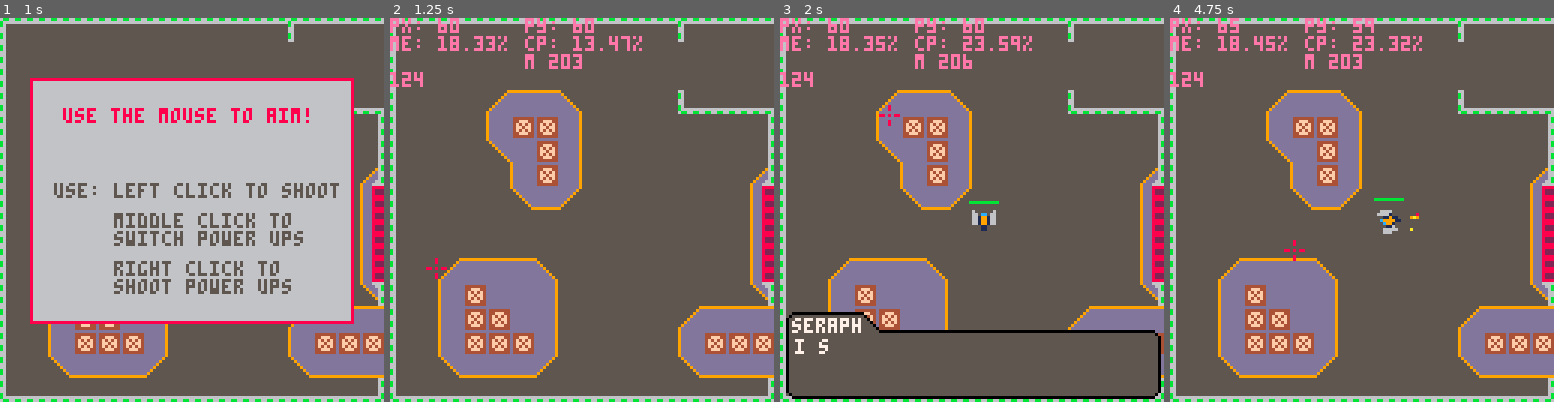
Above: before the commit, frames 1-4 (left to right).
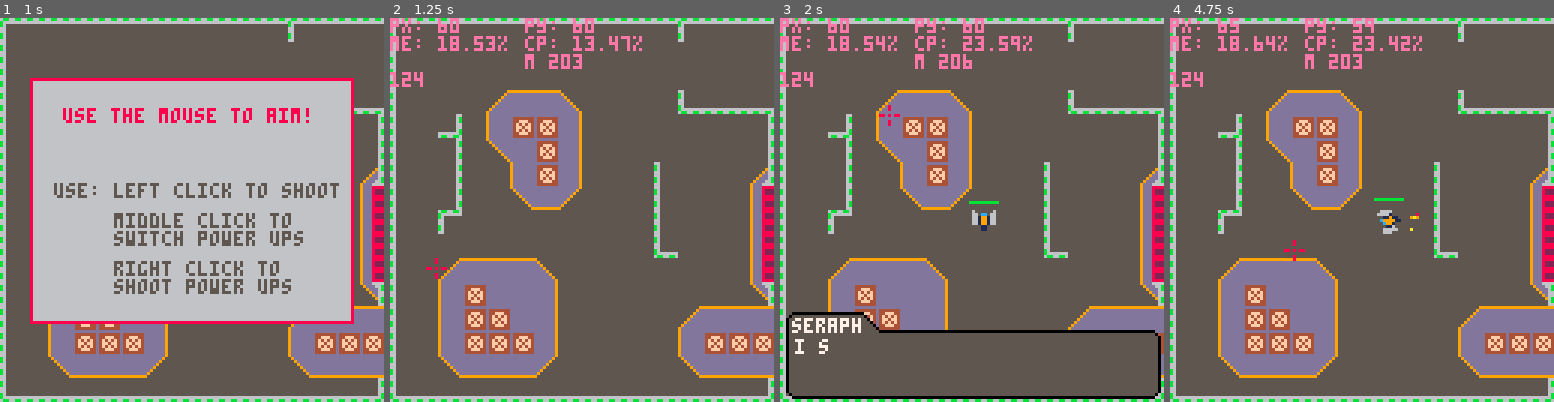
Above: after the commit, the same moments.

Repository: kbrewington/Negation
Game: PICO-8 cartridge negation.p8
Two runs of this game, one before a commit and one after it. Both use one fixed random seed, a clock stepped at 60 frames per second and the inputs below.
Inputs (mouse positions are in pixels of both pictures, inside the frame that each line leads up to):
- Up to frame 1 (1 s): tap X (X key) at 0.33 s; click (280, 121) at 0.67 s; tap O (Z key) at 0.7 s
- Up to frame 2 (1.25 s): tap X (X key) at 1.07 s; click (436, 267) at 1.22 s
- Up to frame 3 (2 s): hold Right from 1.6 s (still down); tap O (Z key) at 1.7 s; click (887, 114) at 1.77 s; tap X (X key) at 1.85 s
- Up to frame 4 (4.75 s): release Right at 2.1 s; tap O (Z key) every 0.4 s from 2.1 to 4.5 s; hold Up 2.15-2.42 s; click (1342, 259) at 2.32 s; hold Right 2.47-3.03 s; click (1404, 106) at 2.87 s; tap X (X key) at 2.97, 4.08 s; hold Left 3.08-3.58 s; click (1465, 256) at 3.42 s; hold Down 3.63-3.97 s; click (1231, 102) at 3.97 s; hold Right 4.02-4.68 s; click (1292, 248) at 4.52 s; hold Up from 4.73 s (still down)

Frame 1 is identical in both runs. In frame 2, 1.1% of the frame differs, in the area x 12-75%, y 5-63%; in frame 3, 1.1%; in frame 4, 1.2%, in the area x 12-75%, y 4-63%.

Commit message:
Updated bumpwall

Diff:
--- a/negation.p8
+++ b/negation.p8
@@ -278,13 +278,16 @@
   return fget(mget(flr((x - level_sx + (level_x*8)) / 8), flr((y - level_sy + (level_y*8)) / 8)), (flag or 0))
 end
 
---function bumpwall(x,y)
-  --if fget(mget(flr(x/8),flr(y/8)),2) and pget(x,y) == 6 or pget(x,y) == 11 then
-  --return true
-  --else
-  --return false
-  --end
---end
+function bumpwall(x1,x2,y1,y2)
+  for x = x1, x2 do
+    for y = y1, y1 do
+    if fget(mget(flr(x/8),flr(y/8)),2) and pget(x,y) == 6 then
+      return true
+    end
+    end
+  end
+    return false
+end
 
 function bump_all(x, y)
   return bump(x, y) or bump(x + 7, y) or bump(x, y + 7) or bump(x + 7, y + 7)
@@ -1243,7 +1246,7 @@
     if btn(2) then
       player.y -= move
       add(moves, {player.x, player.y})
-      if (bump(player.x + 4, player.y + 3) or bump(player.x + 11, player.y + 3)) player.y = previousy
+      if (bumpwall(player.x+4,player.x+11,player.y+3,player.y+3) or bump(player.x + 4, player.y + 3) or bump(player.x + 11, player.y + 3)) player.y = previousy
     end
 
     --========================
@@ -1252,7 +1255,7 @@
     if btn(3) then
       player.y += move
       add(moves, {player.x, player.y})
-      if (bump(player.x + 4, player.y + 12) or bump(player.x + 11, player.y + 12)) player.y = previousy
+      if (bumpwall(player.x+4,player.x+11,player.y+12,player.y+12) or bump(player.x + 4, player.y + 12) or bump(player.x + 11, player.y + 12)) player.y = previousy
     end
 
     --========================
@@ -1261,7 +1264,7 @@
     if btn(0) then
       player.x -= move
       add(moves, {player.x, player.y})
-      if (bump(player.x + 3, player.y + 4) or bump(player.x + 3, player.y + 11)) player.x = previousx
+      if (bumpwall(player.x+3,player.x+3,player.y+4,player.y+11) or bump(player.x + 3, player.y + 4) or bump(player.x + 3, player.y + 11)) player.x = previousx
     end
 
     --========================
@@ -1270,7 +1273,7 @@
     if btn(1) then
       player.x += move
       add(moves, {player.x, player.y})
-      if (bump(player.x + 12, player.y + 4) or bump(player.x + 12, player.y + 11)) player.x = previousx
+      if (bumpwall(player.x+12,player.x+12,player.y+4,player.y+11) or bump(player.x + 12, player.y + 4) or bump(player.x + 12, player.y + 11)) player.x = previousx
     end
 
     --========================================================================--
@@ -1544,12 +1547,12 @@
 fecbcbcbcbcbcbcbcbcbcbcbcbcbcbcbfefafacbccc5dbdbdbdbdbdbdbdbc6dcdcdcdce0e1f0f0f0f0f1f0f0f0f0f1f0f0f0f5f5e5f5f5f6f5f5f5f5f5f5f5c5dbc6f5f6f5f5f5f5f5e9f31dc0c01d1d1df3f3f3f31d1d1dc0c01d2b2c2b2c2b2c2b2c2b2c2b2c2b2c2b2c1d1d1d1d1d1d1d1d1d1d1d1d1d1d1d2b0000000000
 fecbcbcbcbcbcbcbcbcbcbcbcbcbcbcbfefafacbccc4dbdbdbdbdbdbdbdbc3dcdcdce0dce0e1f0f0f0f0f0f0f0f0f0f0f0e5f0f5f5f5f5f5f5f5f5f6f5f5f5c5dbc6f5f5f5f5f5f5f5e9f31dc00b1df3f3f3f3f3f3f3f31d0bc01d3b3c3b3c3b3c3b3c3b3c3b3c3b3c3b3c1d1d1d1d1d1d1d1d1d1d1d1d1d2b2c3b0000000000
 fecbcbcbcefdfdcfcbcbcbcbd9eeeeeefefacbcbccdcc5dbdbdbdbdbdbc3c1dcdcdce0e1dcdcf0f0f0f0f0f0f1f0f0f0f0f0f5f5f5f5f5f5f5f5f5f5f5f5f5c5dbc6f5f5f5f5f5f5f5e9f31d0b1df32b2c2b2c2b2c2b2cf31d0b1d2b2c2b2c2b2c2b2c2b2c2b2c2b2c2b2c1d1dc01dc01dc01d1d1d1d2b2c3b3c2b0000000000
-fecbcbcbcdfbfbfccbcbcbcbcbcbcbfffecbcbcbccdcc4cacacacacac3dcdcdcc1dcdce0dce0e1f0f0f1f0f0f0f0f0f0f0f0e5f5f5f6f5f5f5f5f5f5f5f5f5c5dbc6f6f5f5f5f5f5f5e9f3f3f3f3f33b3c3b3c3b3c3b3cf3f3f3c0c03c3b3c3b3c3b3c3b3c3b3c3b3c3bc0f3f3f3f3f3f3f3f3f32b2c3b3c2b2c3b0000000000
-fecbcbcbdeddfbfccbcbcbcbcbcbcbfffecbcbcbccdcdcc1dcdcdcdcdcdcdcdcdcdcdcdce0e1f0f0f0f0f0f0f0f0f2f2f2f0f5f5f5f5f5f5f5f6f5f5f5f6f5c5dbc6f5f5f5f5f5d3f3c0c02b2c2b2c2b2cc0f3f3c02b2c2b2c2b2cf3f32b2c2b2cc0c0c0c02b2c2b2cf3f3f32b2c2b2c2b2c2b2c3b3c2b2c3b3c2b0000000000
-fecbcbcbcbcdfbfccbcbcbcbcbcbcbf8d7cbcbcbccdcdcdcdcdcc1dcdcdcc1dcdcdcc1e0e1f0f0f0f0f0f0f0f0f2f2f2f2f2f2d0d0d0d0d0d0d0d0d0d0d6f5c7dbdbd4f5f5f5d3f3f3c0f33b3c3b3c3b3cf30b0bf33b3c3b3c3b3cf3f33b3c3b3cc0292ac03b3c3b3cf3f3f33b3c3b3c3b3c3b3c2b2c3b3c2b2c3b0000000000
-fecbcbcbcbdeeddfcbcbcbcbcbcbcbebeccbcbcbccdcdcdcdcdcdcdcdcdcdcdcdcd0d0d0f2d0d0f0f0f1f0f0d0f2f2f0f0f2d0d0d0d0d0d0d0d0d0d0d0e6f5f5c5dbc6f5f5d3f3f3f3f3f32b2c2b2c2b2cf31d1df32b2c2b2c2b2cf3f32b2c2b2cc0393ac02b2c2b2cf3f3f32b2c2b2c2b2c2b2c3b3c2b2c3b3c2b0000000000
-fecbcbcbcbcbcbcbcbcbcbcbcbcbcbebeccbcbd0d0d0d0c1dcdcdcdcc1d0d0d0f2d0f2d0d0f2d0d0d0f2d0d0f2d0f0f0f0f0f0e5f5f5f5f5f5f5f5f5f5f5f6f5c5dbc6f5f5e3f4f3f3f3f33b3c3b3c3b3cf31d1df33b3c3b3c3b3cf3f33b3c3b3cc0c0c0c03b3c3b3cf3f3f33b3c3b3c3b3c3b3c2b2c3b3c2b2c3b0000000000
-fecbcbcbcbcbcbcbcbcbcbcbcbcbcbebeccbd0cbd0d0d0d0d0d0dcd0d0d0d0d0d0dce0e1e1f0d0f2f2d0f2d0f0f0f0f0f0e5f5f5f5f5f5f5f5f5f5f5f5f5f5f5c5dbc6f5f5f5e3f4f3c0f32b2c2b2c2b2cc0f3f3c02b2c2b2c2b2cf3f32b2c2b2c2b2c2b2c2b2c2b2cf3f3f32b2c2b2c2b2c2b2c3b3c2b2c3b3c2b0000000000
+fecbe8cbcdfbfbfccbcbcbcbcbcbcbfffecbcbcbccdcc4cacacacacac3dcdcdcc1dcdce0dce0e1f0f0f1f0f0f0f0f0f0f0f0e5f5f5f6f5f5f5f5f5f5f5f5f5c5dbc6f6f5f5f5f5f5f5e9f3f3f3f3f33b3c3b3c3b3c3b3cf3f3f3c0c03c3b3c3b3c3b3c3b3c3b3c3b3c3bc0f3f3f3f3f3f3f3f3f32b2c3b3c2b2c3b0000000000
+fecbffcbdeddfbfccbcbcbcbcbcbcbfffecbcbcbccdcdcc1dcdcdcdcdcdcdcdcdcdcdcdce0e1f0f0f0f0f0f0f0f0f2f2f2f0f5f5f5f5f5f5f5f6f5f5f5f6f5c5dbc6f5f5f5f5f5d3f3c0c02b2c2b2c2b2cc0f3f3c02b2c2b2c2b2cf3f32b2c2b2cc0c0c0c02b2c2b2cf3f3f32b2c2b2c2b2c2b2c3b3c2b2c3b3c2b0000000000
+fecbffcbcbcdfbfccbcbcbfecbcbcbf8d7cbcbcbccdcdcdcdcdcc1dcdcdcc1dcdcdcc1e0e1f0f0f0f0f0f0f0f0f2f2f2f2f2f2d0d0d0d0d0d0d0d0d0d0d6f5c7dbdbd4f5f5f5d3f3f3c0f33b3c3b3c3b3cf30b0bf33b3c3b3c3b3cf3f33b3c3b3cc0292ac03b3c3b3cf3f3f33b3c3b3c3b3c3b3c2b2c3b3c2b2c3b0000000000
+fecbffcbcbdeeddfcbcbcbfecbcbcbebeccbcbcbccdcdcdcdcdcdcdcdcdcdcdcdcd0d0d0f2d0d0f0f0f1f0f0d0f2f2f0f0f2d0d0d0d0d0d0d0d0d0d0d0e6f5f5c5dbc6f5f5d3f3f3f3f3f32b2c2b2c2b2cf31d1df32b2c2b2c2b2cf3f32b2c2b2cc0393ac02b2c2b2cf3f3f32b2c2b2c2b2c2b2c3b3c2b2c3b3c2b0000000000
+fecbeacbcbcbcbcbcbcbcbfecbcbcbebeccbcbd0d0d0d0c1dcdcdcdcc1d0d0d0f2d0f2d0d0f2d0d0d0f2d0d0f2d0f0f0f0f0f0e5f5f5f5f5f5f5f5f5f5f5f6f5c5dbc6f5f5e3f4f3f3f3f33b3c3b3c3b3cf31d1df33b3c3b3c3b3cf3f33b3c3b3cc0c0c0c03b3c3b3cf3f3f33b3c3b3c3b3c3b3c2b2c3b3c2b2c3b0000000000
+fecbcbcbcbcbcbcbcbcbcbd9cbcbcbebeccbd0cbd0d0d0d0d0d0dcd0d0d0d0d0d0dce0e1e1f0d0f2f2d0f2d0f0f0f0f0f0e5f5f5f5f5f5f5f5f5f5f5f5f5f5f5c5dbc6f5f5f5e3f4f3c0f32b2c2b2c2b2cc0f3f3c02b2c2b2c2b2cf3f32b2c2b2c2b2c2b2c2b2c2b2cf3f3f32b2c2b2c2b2c2b2c3b3c2b2c3b3c2b0000000000
 fecbcefdfdfdcfcbcbcbcbcbcbcbcbebeccbcbcbccdcd0d0d0d0d0d0d0dcdcdcdcdcdce0e0f0f0f0f0f0f0f0f0f0f0f0f0f0e5f5f5f5f5f5f5f5f5f5f5f5f5f5c5dbc6f5f5f5f5e3e4c8c03b3c3b3c3b3c2b2c2b2c3b3c3b3c3b3cf3f33b3c3b3c3b3c3b3c3b3c3b3cf3f3f33b3c3b3c3b3c3b3c2b2c3b3c2b2c3b0000000000
 fecbcdfbddddfccbcbcbcbcbcbcbcbf7e7cbcbcbccdcc1dcdcdcdcdcdcdcdcc1dcdce0e1f0f0e1f0f0f0f1f0f0f1f0f0f0e5f0f5f5f5f5f5f5f5f5f5f5f5f5f5c5dbc6f5f5f5f5f5f5e9f3f3f3f3f32b2c3b3c3b3c2b2cf3f3f3c0c02c2b2c2b2c2b2c2b2c2b2c2b2c2bc0f3f3f3f3f3f3f3f3f33b3c2b2c3b3c2b0000000000
 fecbcdfbfbddfccbcbcbcbcbcefdfdfdfecbcbcbccdcdcdcdcdcdcdcc1dcdcdcdcdcc1e0e1f0f0f0f0f0f0f0f0f0f0f0f0f0f5f5f5f5f6f5f5f6f5f5f5f5f5f5c5dbc6f5f5f5f5f5f5e9f30b0b0bf33b3c2b2c2b2c3b3cf30b0b0b3b3c3b3c3b3c3b3c3b3c3b3c3b3c3b3c0b0bc00bc00bc00b0b0b0b3b3c2b2c3b0000000000
